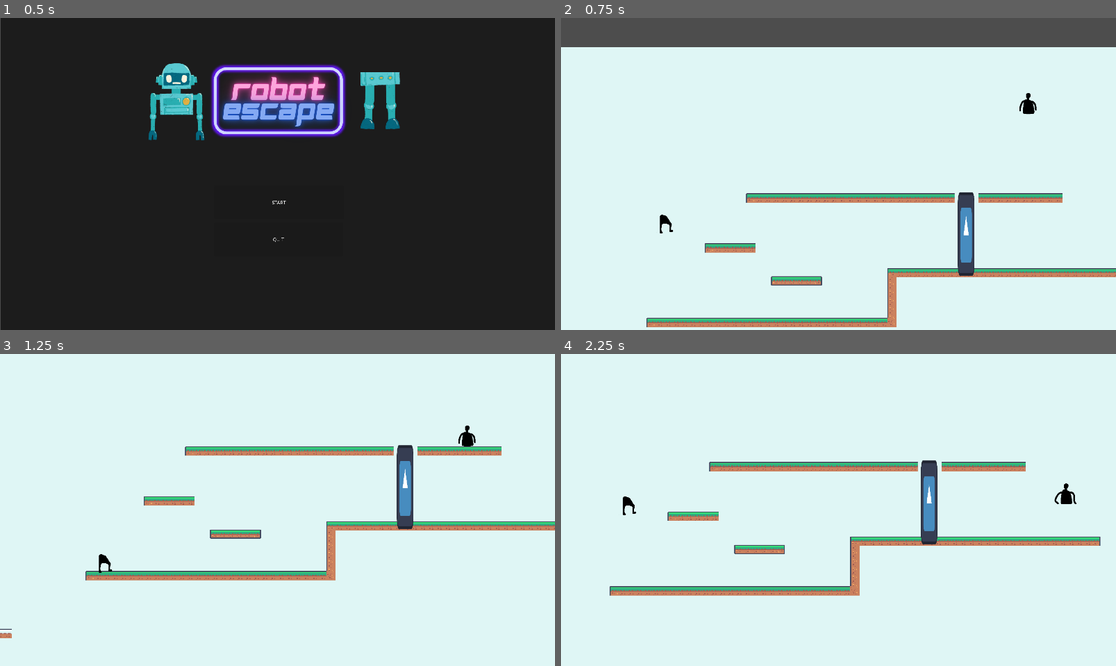
Above: before the commit, frames 1-4 (two rows, left to right).
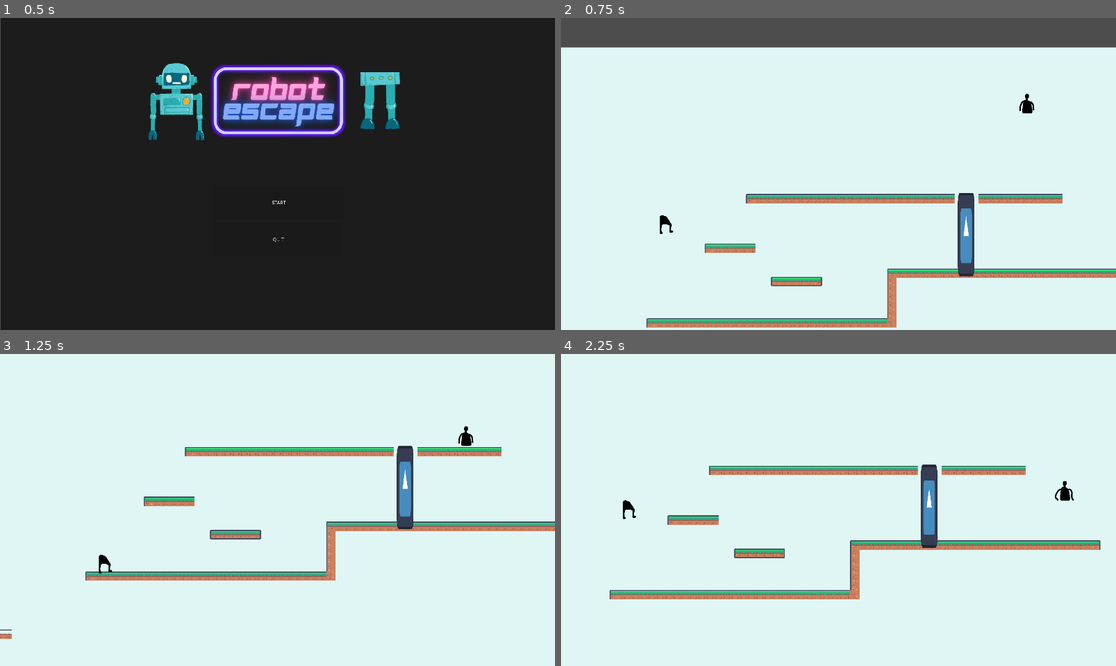
Above: after the commit, the same moments.

Repository: Paulofrog/Jeu-IC06
Game: Godot game, scene res://Game/TitleScreen/titleScreenScene.tscn
The game is run twice, just before and just after one commit, with the same random seed, the same clock (stepped at 60 frames per second) and the same inputs. The engine's default icon, where the game draws it, is replaced by a stand-in: a white triangle on a blue panel in a dark square.
Inputs:
- Up to frame 1 (0.5 s): no input
- Up to frame 2 (0.75 s): click "START" at 0.5 s
- Up to frame 3 (1.25 s): no input
- Up to frame 4 (2.25 s): hold Alt (armsAssembly) 1.28-2.03 s; hold D (armsRight) from 1.28 s (still down); tap Space (legsJump) at 1.52 s; tap Ctrl (legsAssembly) at 2.1 s

Frame 1 is identical in both runs. In frame 2, 2.4% of the frame differs, in the area x 0-100%, y 9-100%; in frame 3, 2.4%; in frame 4, 6.9%, in the area x 8-98%, y 34-79%.

Commit message:
update des trucs

Diff:
--- a/Game/Arms player/armsPlayerScene.tscn
+++ b/Game/Arms player/armsPlayerScene.tscn
@@ -41,11 +41,11 @@
 script = ExtResource("1_3g23n")
 
 [node name="Appearance" type="AnimatedSprite2D" parent="."]
-position = Vector2(21, -23)
-scale = Vector2(0.333333, 0.342105)
+position = Vector2(18.5, -21.625)
+scale = Vector2(0.291666, 0.321428)
 sprite_frames = SubResource("SpriteFrames_rjjch")
 animation = &"hang"
 
 [node name="Collision" type="CollisionShape2D" parent="."]
-position = Vector2(22, -23)
+position = Vector2(17, -21)
 shape = SubResource("RectangleShape2D_mh60r")
--- a/Game/Arms player/armsPlayerScript.gd
+++ b/Game/Arms player/armsPlayerScript.gd
@@ -2,7 +2,7 @@
 
 var playersAssembled
 const SPEED = 150.0
-const ARMSPLAYER_OFFSET = Vector2(0, -100)
+const ARMSPLAYER_OFFSET = Vector2(-5, -30)
 var isTouchingCeiling			# savoir si on est entré dans la zone de détection
 var isOnCeiling					# action de se suspendre au plafond
 
--- a/Game/Main/mainScene.tscn
+++ b/Game/Main/mainScene.tscn
@@ -1,4 +1,3 @@
-
 [gd_scene load_steps=11 format=3 uid="uid://b2om6os6haj1"]
 
 [ext_resource type="PackedScene" uid="uid://ckak4h5n30ila" path="res://Game/TestLevel/testLevelScene.tscn" id="1_3swin"]
@@ -9,7 +8,6 @@
 [ext_resource type="AudioStream" uid="uid://dl5b4d8qagm1" path="res://Game/Assets/Musique/maou_bgm_cyber21.mp3" id="6_hlepm"]
 [ext_resource type="PackedScene" uid="uid://30r70r7j2qqo" path="res://Game/Ladder/LadderScene.tscn" id="6_rkcm4"]
 [ext_resource type="AudioStream" uid="uid://frt5m4m3t0ay" path="res://Game/Assets/Sound Effects/metal-beaten-sfx-230501.mp3" id="8_2bgkw"]
-
 
 [sub_resource type="RectangleShape2D" id="RectangleShape2D_4hff5"]
 size = Vector2(1070, 35)
@@ -86,10 +84,8 @@
 stream = ExtResource("6_hlepm")
 autoplay = true
 
-
 [node name="MetalAudioPlayer" type="AudioStreamPlayer2D" parent="."]
 stream = ExtResource("8_2bgkw")
 
-
 [connection signal="ceilingEntered" from="TestLevel" to="ArmsPlayer" method="_on_test_level_ceiling_entered"]
 [connection signal="ceilingExited" from="TestLevel" to="ArmsPlayer" method="_on_test_level_ceiling_exited"]
--- a/Game/Main/mainScript.gd
+++ b/Game/Main/mainScript.gd
@@ -1,9 +1,9 @@
 extends Node
 
 # Assembly
-const PROXIMITY_THRESHOLD = 120.0
-const ARMSPLAYER_OFFSET = Vector2(0, -120)
-const PROXIMITYLABEL_OFFSET = Vector2(0, -85)
+const PROXIMITY_THRESHOLD = 50.0
+const ARMSPLAYER_OFFSET = Vector2(-5, -30)
+const PROXIMITYLABEL_OFFSET = Vector2(0, -45)
 var are_assembled
 var paused = false
 @onready var pausemenu = $Camera/PauseMenu
--- a/project.godot
+++ b/project.godot
@@ -45,6 +45,7 @@
 legsJump={
 "deadzone": 0.5,
 "events": [Object(InputEventKey,"resource_local_to_scene":false,"resource_name":"","device":-1,"window_id":0,"alt_press …(191 unchanged characters)…
+, Object(InputEventKey,"resource_local_to_scene":false,"resource_name":"","device":-1,"window_id":0,"alt_pressed":false,"shift_pressed":false,"ctrl_pressed":false,"meta_pressed":false,"pressed":false,"keycode":0,"physical_keycode":4194320,"key_label":0,"unicode":0,"location":0,"echo":false,"script":null)
 ]
 }
 legsAssembly={
